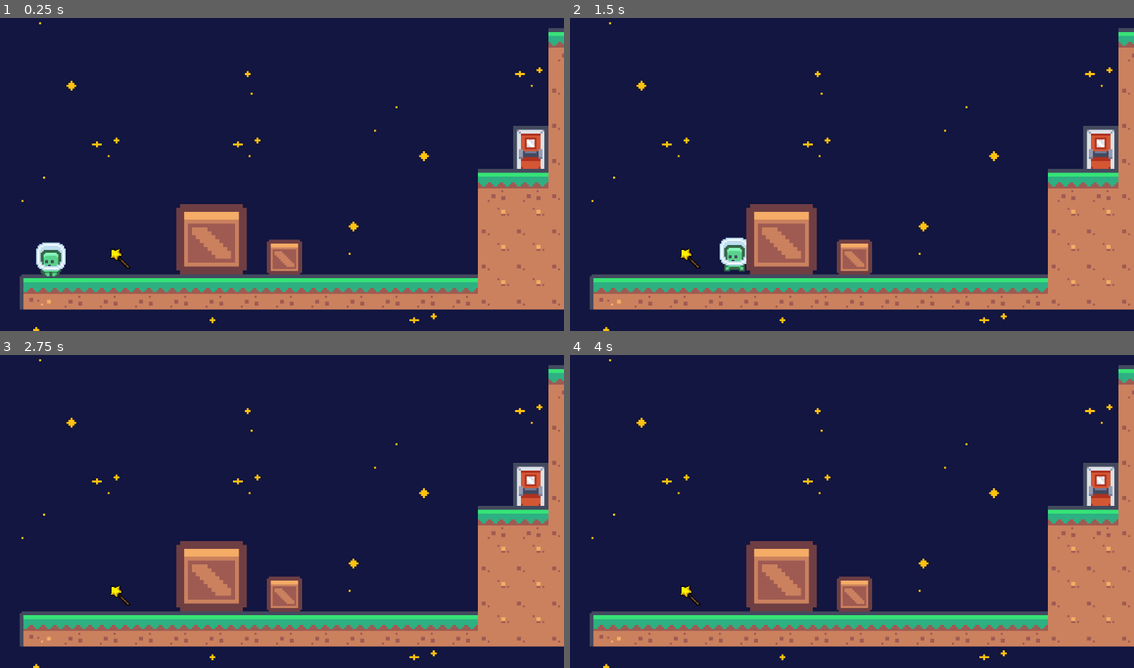
Above: before the commit, frames 1-4 (two rows, left to right).
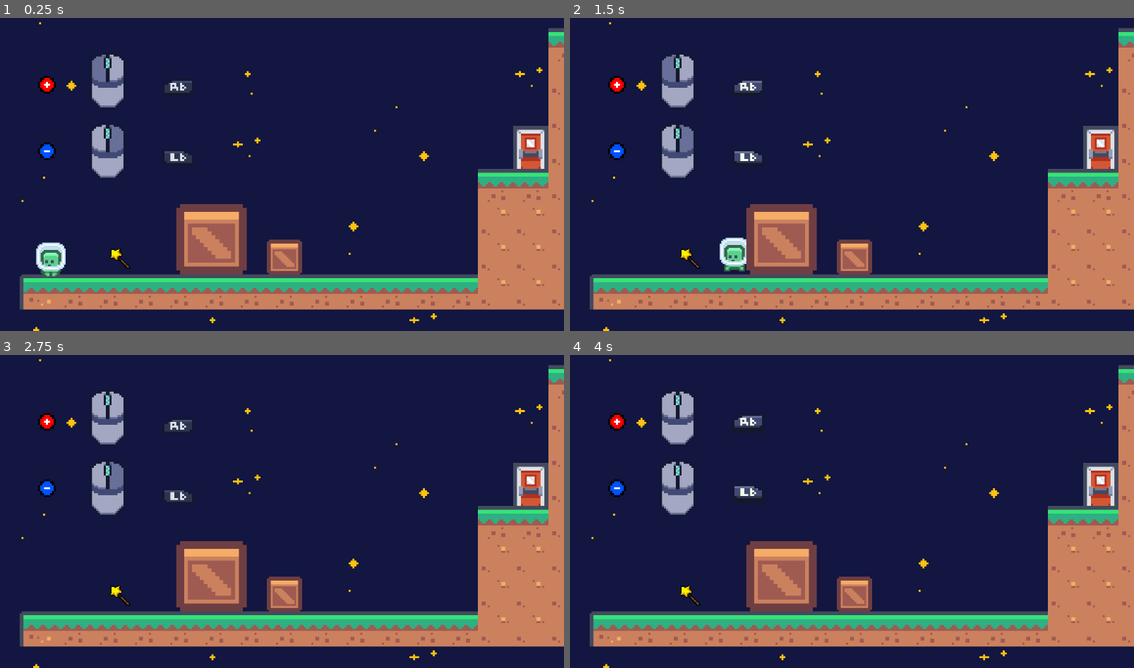
Above: after the commit, the same moments.

Repository: E-Be/GMTK_GJ2024
Game: Godot game, scene res://scenes/levels/level4.tscn
The game is run twice, just before and just after one commit, with the same random seed, the same clock (stepped at 60 frames per second) and the same inputs. This scene is started directly instead of the project's main scene.
Inputs (mouse positions are in pixels of both pictures, inside the frame that each line leads up to):
- Up to frame 1 (0.25 s): no input
- Up to frame 2 (1.5 s): move the mouse to (976, 155) at 0.52 s; hold D (move_right) from 0.53 s (still down); tap S (look_down) at 0.6 s; tap Space (jump) at 0.77 s; move the mouse to (739, 187) at 1.27 s; tap W (look_up) at 1.35 s
- Up to frame 3 (2.75 s): tap Space (jump) at 1.52 s; move the mouse to (338, 439) at 2.02 s; release D (move_right) at 2.03 s; hold A (move_left) from 2.03 s (still down); hold Right mouse button (shoot_minus) from 2.03 s (still down)
- Up to frame 4 (4 s): move the mouse to (823, 574) at 2.77 s; release A (move_left) at 2.78 s; release Right mouse button (shoot_minus) at 2.78 s; hold D (move_right) from 2.78 s (still down); click (823, 574) at 2.85 s; tap Space (jump) at 3.02, 3.77 s; move the mouse to (1021, 558) at 3.52 s; tap S (look_down) at 3.6 s

The runs differ from the first frame. In frame 1, 2.2% of the frame differs, in the area x 6-35%, y 11-52%; in frame 2, 2.2%; in frame 3, 2.2%; in frame 4, 2.3%.

Commit message:
ajout du tuto de tir

Diff:
--- /dev/null
+++ b/scenes/keys and buttons/buttons/l1-button.tscn
@@ -0,0 +1,46 @@
+[gd_scene load_steps=7 format=3 uid="uid://cv2ihu4s542m3"]
+
+[ext_resource type="Texture2D" uid="uid://7k132dwkg78i" path="res://sprites/gdb-xbox-2.png" id="1_1a6bl"]
+
+[sub_resource type="AtlasTexture" id="AtlasTexture_jnwxl"]
+atlas = ExtResource("1_1a6bl")
+region = Rect2(368, 80, 16, 16)
+
+[sub_resource type="AtlasTexture" id="AtlasTexture_r0v30"]
+atlas = ExtResource("1_1a6bl")
+region = Rect2(384, 80, 16, 16)
+
+[sub_resource type="AtlasTexture" id="AtlasTexture_ovn8c"]
+atlas = ExtResource("1_1a6bl")
+region = Rect2(400, 80, 16, 16)
+
+[sub_resource type="AtlasTexture" id="AtlasTexture_yl2f4"]
+atlas = ExtResource("1_1a6bl")
+region = Rect2(416, 80, 16, 16)
+
+[sub_resource type="SpriteFrames" id="SpriteFrames_r7bsx"]
+animations = [{
+"frames": [{
+"duration": 1.0,
+"texture": SubResource("AtlasTexture_jnwxl")
+}, {
+"duration": 1.0,
+"texture": SubResource("AtlasTexture_r0v30")
+}, {
+"duration": 1.0,
+"texture": SubResource("AtlasTexture_ovn8c")
+}, {
+"duration": 1.0,
+"texture": SubResource("AtlasTexture_yl2f4")
+}],
+"loop": true,
+"name": &"default",
+"speed": 5.0
+}]
+
+[node name="A-key" type="Node2D"]
+
+[node name="AnimatedSprite2D" type="AnimatedSprite2D" parent="."]
+sprite_frames = SubResource("SpriteFrames_r7bsx")
+autoplay = "default"
+frame_progress = 0.423628
--- /dev/null
+++ b/scenes/keys and buttons/buttons/r1-button.tscn
@@ -0,0 +1,46 @@
+[gd_scene load_steps=7 format=3 uid="uid://ugcqv82eim5c"]
+
+[ext_resource type="Texture2D" uid="uid://7k132dwkg78i" path="res://sprites/gdb-xbox-2.png" id="1_4v41c"]
+
+[sub_resource type="AtlasTexture" id="AtlasTexture_6p5ff"]
+atlas = ExtResource("1_4v41c")
+region = Rect2(368, 96, 16, 16)
+
+[sub_resource type="AtlasTexture" id="AtlasTexture_f6cfy"]
+atlas = ExtResource("1_4v41c")
+region = Rect2(384, 96, 16, 16)
+
+[sub_resource type="AtlasTexture" id="AtlasTexture_u7bto"]
+atlas = ExtResource("1_4v41c")
+region = Rect2(400, 96, 16, 16)
+
+[sub_resource type="AtlasTexture" id="AtlasTexture_n83di"]
+atlas = ExtResource("1_4v41c")
+region = Rect2(416, 96, 16, 16)
+
+[sub_resource type="SpriteFrames" id="SpriteFrames_r7bsx"]
+animations = [{
+"frames": [{
+"duration": 1.0,
+"texture": SubResource("AtlasTexture_6p5ff")
+}, {
+"duration": 1.0,
+"texture": SubResource("AtlasTexture_f6cfy")
+}, {
+"duration": 1.0,
+"texture": SubResource("AtlasTexture_u7bto")
+}, {
+"duration": 1.0,
+"texture": SubResource("AtlasTexture_n83di")
+}],
+"loop": true,
+"name": &"default",
+"speed": 5.0
+}]
+
+[node name="A-key" type="Node2D"]
+
+[node name="AnimatedSprite2D" type="AnimatedSprite2D" parent="."]
+sprite_frames = SubResource("SpriteFrames_r7bsx")
+autoplay = "default"
+frame_progress = 0.423628
--- /dev/null
+++ b/scenes/keys and buttons/keys/left_mouse.tscn
@@ -0,0 +1,32 @@
+[gd_scene load_steps=5 format=3 uid="uid://c0nyakbjnb716"]
+
+[ext_resource type="Texture2D" uid="uid://dkog0nsxcul78" path="res://sprites/gdb-keyboard-2.png" id="1_oolkj"]
+
+[sub_resource type="AtlasTexture" id="AtlasTexture_7jgnu"]
+atlas = ExtResource("1_oolkj")
+region = Rect2(503, 2, 18, 29)
+
+[sub_resource type="AtlasTexture" id="AtlasTexture_xlql6"]
+atlas = ExtResource("1_oolkj")
+region = Rect2(503, 34, 18, 29)
+
+[sub_resource type="SpriteFrames" id="SpriteFrames_22qhs"]
+animations = [{
+"frames": [{
+"duration": 1.0,
+"texture": SubResource("AtlasTexture_7jgnu")
+}, {
+"duration": 1.0,
+"texture": SubResource("AtlasTexture_xlql6")
+}],
+"loop": true,
+"name": &"default",
+"speed": 5.0
+}]
+
+[node name="A-key" type="Node2D"]
+
+[node name="AnimatedSprite2D" type="AnimatedSprite2D" parent="."]
+sprite_frames = SubResource("SpriteFrames_22qhs")
+autoplay = "default"
+frame_progress = 0.39499
--- /dev/null
+++ b/scenes/keys and buttons/keys/right_mouse.tscn
@@ -0,0 +1,32 @@
+[gd_scene load_steps=5 format=3 uid="uid://d23kgtpkl2cm6"]
+
+[ext_resource type="Texture2D" uid="uid://dkog0nsxcul78" path="res://sprites/gdb-keyboard-2.png" id="1_ftrc5"]
+
+[sub_resource type="AtlasTexture" id="AtlasTexture_7jgnu"]
+atlas = ExtResource("1_ftrc5")
+region = Rect2(503, 2, 18, 29)
+
+[sub_resource type="AtlasTexture" id="AtlasTexture_whcyx"]
+atlas = ExtResource("1_ftrc5")
+region = Rect2(535, 2, 18, 29)
+
+[sub_resource type="SpriteFrames" id="SpriteFrames_22qhs"]
+animations = [{
+"frames": [{
+"duration": 1.0,
+"texture": SubResource("AtlasTexture_7jgnu")
+}, {
+"duration": 1.0,
+"texture": SubResource("AtlasTexture_whcyx")
+}],
+"loop": true,
+"name": &"default",
+"speed": 5.0
+}]
+
+[node name="A-key" type="Node2D"]
+
+[node name="AnimatedSprite2D" type="AnimatedSprite2D" parent="."]
+sprite_frames = SubResource("SpriteFrames_22qhs")
+autoplay = "default"
+frame_progress = 0.054339
--- a/scenes/levels/level4.tscn
+++ b/scenes/levels/level4.tscn
@@ -1,12 +1,18 @@
-[gd_scene load_steps=14 format=3 uid="uid://dymliqjfjf70j"]
+[gd_scene load_steps=20 format=3 uid="uid://dymliqjfjf70j"]
 
 [ext_resource type="Texture2D" uid="uid://dt7jm1d5fpsv" path="res://sprites/TIleMaps/industrial_tilemap_packed.png" id="1_05ppw"]
 [ext_resource type="Texture2D" uid="uid://cb33j2utyg5x6" path="res://sprites/TIleMaps/tilemap_packed.png" id="2_ah2p3"]
 [ext_resource type="PackedScene" uid="uid://b7cfju8j4mdqd" path="res://scenes/objects/door.tscn" id="3_cqh5k"]
 [ext_resource type="Texture2D" uid="uid://npmyqbvx3no4" path="res://sprites/TIleMaps/Background.png" id="4_wqob3"]
 [ext_resource type="PackedScene" uid="uid://crwf1ea2sv08o" path="res://scenes/player.tscn" id="5_upb5g"]
+[ext_resource type="PackedScene" uid="uid://c0nyakbjnb716" path="res://scenes/keys and buttons/keys/left_mouse.tscn" id="5_vumxy"]
+[ext_resource type="PackedScene" uid="uid://d23kgtpkl2cm6" path="res://scenes/keys and buttons/keys/right_mouse.tscn" id="6_a87g4"]
 [ext_resource type="PackedScene" uid="uid://bxs8hss0q0atc" path="res://scenes/objects/crate.tscn" id="6_c7816"]
 [ext_resource type="PackedScene" uid="uid://btslipk0ip2uj" path="res://scenes/objects/weapon_getter.tscn" id="7_7dcpi"]
+[ext_resource type="PackedScene" uid="uid://ugcqv82eim5c" path="res://scenes/keys and buttons/buttons/r1-button.tscn" id="7_wwjyu"]
+[ext_resource type="PackedScene" uid="uid://cv2ihu4s542m3" path="res://scenes/keys and buttons/buttons/l1-button.tscn" id="8_w32xu"]
+[ext_resource type="Texture2D" uid="uid://cujiymajot57q" path="res://sprites/Projectiles/plus.png" id="10_xbvyl"]
+[ext_resource type="Texture2D" uid="uid://c06att8836big" path="res://sprites/Projectiles/minus.png" id="11_qdy2s"]
 
 [sub_resource type="TileSetAtlasSource" id="TileSetAtlasSource_e5k7r"]
 texture = ExtResource("1_05ppw")
@@ -1074,6 +1080,10 @@
 
 [sub_resource type="TileSetScenesCollectionSource" id="TileSetScenesCollectionSource_ny5jf"]
 resource_name = "Controls"
+scenes/1/scene = ExtResource("5_vumxy")
+scenes/2/scene = ExtResource("6_a87g4")
+scenes/3/scene = ExtResource("7_wwjyu")
+scenes/4/scene = ExtResource("8_w32xu")
 
 [sub_resource type="TileSet" id="TileSet_4go8o"]
 tile_size = Vector2i(18, 18)
@@ -1095,7 +1105,7 @@
 layer_0/name = "Background"
 layer_0/tile_data = PackedInt32Array(-458757, 196611, 3, -393221, 196611, 3, -327685, 196611, 3, -262149, 196611, 3, -1 …(3302 unchanged characters)…
 layer_1/name = "Mid"
-layer_1/tile_data = PackedInt32Array(-131061, 262145, 5, -65 …(472 unchanged characters)… 1, -327670, 786432, 0, -262134, 2, 65536)
+layer_1/tile_data = PackedInt32Array(-131061, 262145, 5, -65 …(472 unchanged characters)… 1, -327670, 786432, 0, -262134, 2, 65536, -327682, 4, 65536, -196610, 4, 131072, -393216, 4, 196608, -262144, 4, 262144)
 
 [node name="Player" parent="." instance=ExtResource("5_upb5g")]
 position = Vector2(-62, 31)
@@ -1117,3 +1127,11 @@
 
 [node name="WeaponGetter" parent="Objects" instance=ExtResource("7_7dcpi")]
 position = Vector2(-24, 29)
+
+[node name="Sprite_plus" type="Sprite2D" parent="."]
+position = Vector2(-64, -58)
+texture = ExtResource("10_xbvyl")
+
+[node name="Sprite_minus" type="Sprite2D" parent="."]
+position = Vector2(-64, -24)
+texture = ExtResource("11_qdy2s")
